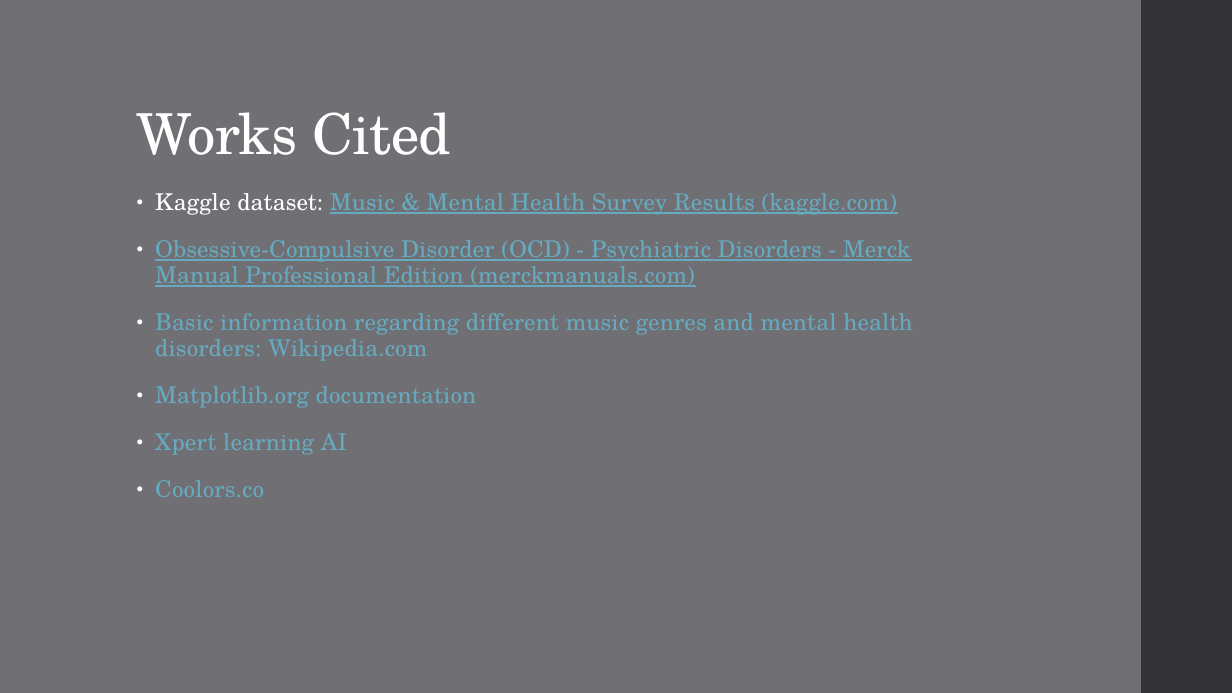
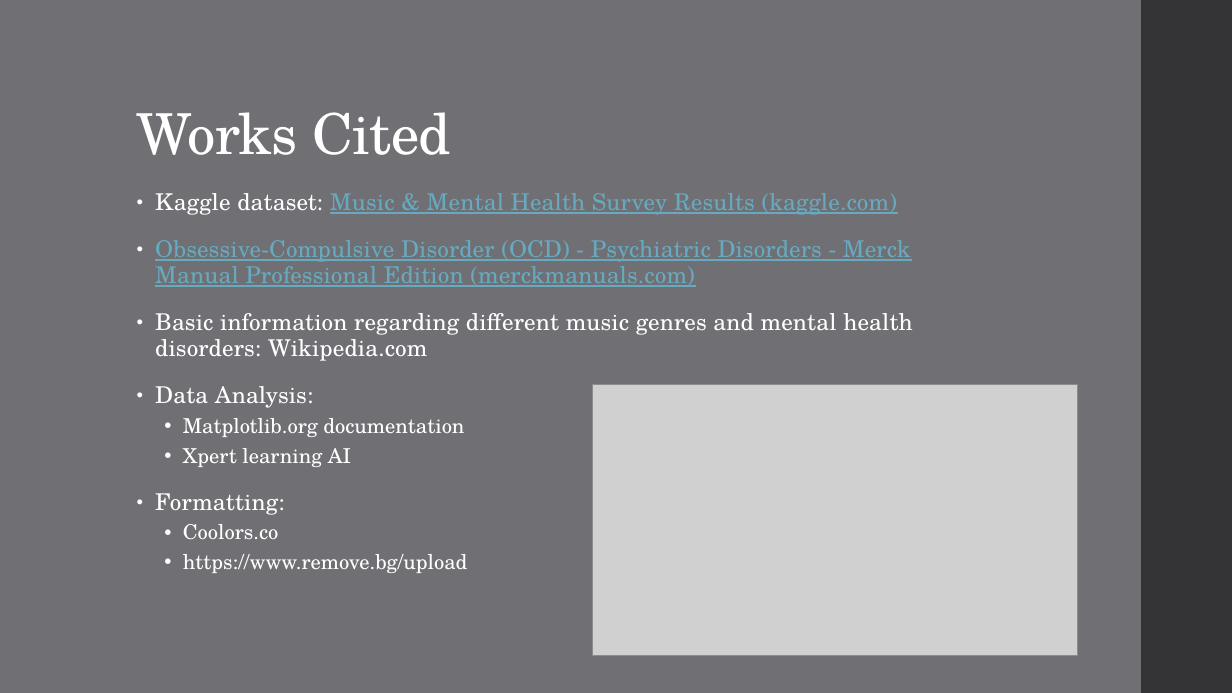
Before and after one commit to TheWizler/project1_group_10, a slide deck: slide 13 of Sarah's_work/Project 1 Presentation.pptx (slide 11 before the commit). Drawn at 1232x693 pixels with LibreOffice and Linux fonts; fonts in the diff are those of the drawing; grey boxes stand for pictures. Boxes give left, top, right and bottom in pixels: in the first picture for what was removed or moved away, otherwise in the second. Text is boxed around its words. In the diff, an @@ line names an element or a change of style, - is before the commit and + after.

```diff
--- a/Sarah's_work/Project 1 Presentation.pptx
+++ b/Sarah's_work/Project 1 Presentation.pptx
@@ text at (155, 313, 912, 539): text colour #67AABF to #FFFFFF in "Basic information regarding different music genres and ...", "Matplotlib.org documentation", "Xpert learning AI", "Coolors.co"; size 18 to 16 pt, letter spacing 0.1 to 0 pt in "Matplotlib.org documentation", "Xpert learning AI", "Coolors.co"; list level 1 to 2 in "Matplotlib.org documentation"; line spacing 0.95 to 0.9; list level 1 to 2 in "Xpert learning AI"; list level 1 to 2 in "Coolors.co" @@
@@ text at (155, 386, 313, 408): paragraph added @@
+• Data Analysis:
@@ picture added at (593, 384, 1078, 656) @@
@@ text at (155, 493, 284, 515): paragraph added @@
+• Formatting:
@@ text at (183, 554, 468, 573): paragraph added @@
+  • https://www.remove.bg/upload
```
Also in this commit, not shown: 5 other slides changed, 3 slides added, 1 slide removed, 24 other files.
